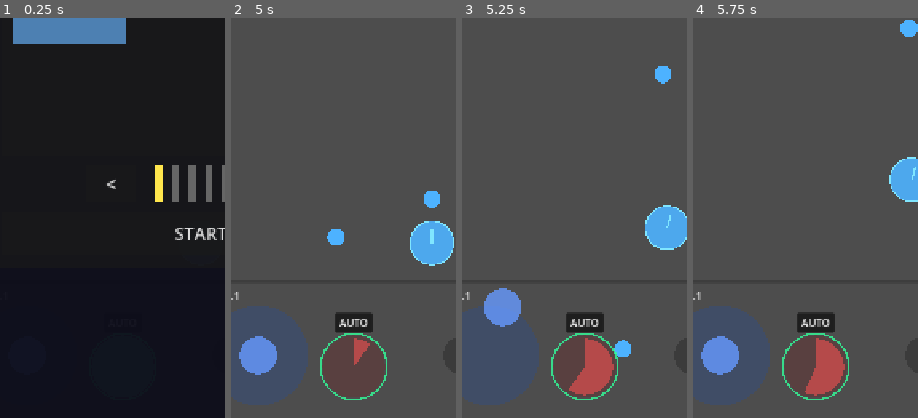
Above: before the commit, frames 1-4 (left to right).
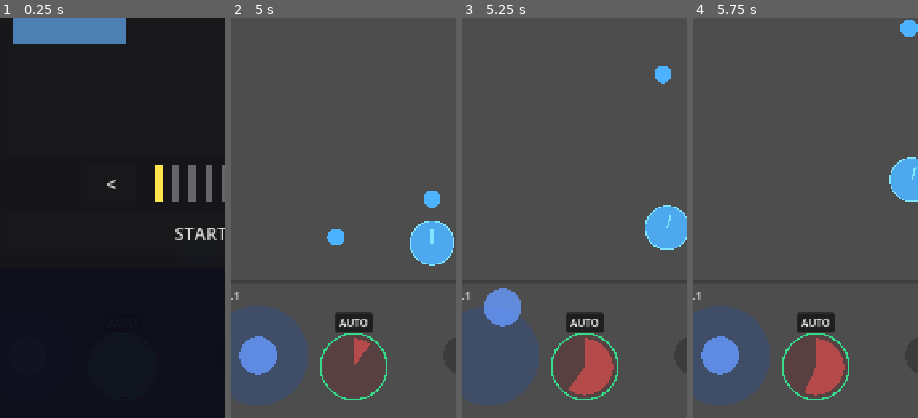
Above: after the commit, the same moments.

Repository: Randroids-Dojo/GoPit
Game: Godot game, scene res://scenes/game.tscn
Two runs of this game, one before a commit and one after it. Both use one fixed random seed, a clock stepped at 60 frames per second and the inputs below.
Inputs (mouse positions are % of the whole screen's width and height, from its top left):
- Up to frame 1 (0.25 s): no input
- Up to frame 2 (5 s): click "START" at 0.5 s; click ")))" at 1.25 s; click "||" at 2 s; click "Resume" at 2.75 s; click "AUTO" at 3.5 s; click "X" at 4.25 s
- Up to frame 3 (5.25 s): tap Enter at 5 s; drag from (11, 92) to (51, 13) at 5.02 s
- Up to frame 4 (5.75 s): no input
The pictures show only the part of the screen within x 5-55%, y 50-100%; the shares and areas given below are measured in that part.

Frames 1-2 are identical in both runs. In frame 3, 0.3% of the frame differs, in the area x 67-76%, y 80-85%; in frame 4, nothing differs.

Commit message:
Add ball return mechanic - balls return at bottom of screen
Ball Return Mechanic (BallxPit style):
- Balls no longer despawn on max bounces
- Balls return to player when crossing Y threshold (1150)
- BallSpawner tracks balls in flight
- Fire button checks ball availability before firing
- Added signals: ball.returned, ball_spawner.ball_returned, balls_available_changed

Changes:
- ball.gd: Added returned signal, RETURN_Y_THRESHOLD, return_to_player()
- ball_spawner.gd: Added balls_in_flight tracking, can_fire(), ball return signals
- fire_button.gd: Integrated with ball availability system

Tests: Added 4 new tests for ball return mechanic (all pass)

Diff:
--- a/scripts/entities/ball.gd
+++ b/scripts/entities/ball.gd
@@ -6,6 +6,7 @@
 signal hit_enemy(enemy: Node2D)
 signal hit_gem(gem: Node2D)
 signal despawned
+signal returned  # Emitted when ball returns to player (bottom of screen)
 
 enum BallType { NORMAL, FIRE, ICE, LIGHTNING, POISON, BLEED, IRON }
 
@@ -27,6 +28,9 @@
 var _trail_points: Array[Vector2] = []
 const MAX_TRAIL_POINTS: int = 8
 var _particle_trail: GPUParticles2D = null
+
+# Ball return mechanic - balls return when crossing bottom of screen
+const RETURN_Y_THRESHOLD: float = 1150.0  # Below player position
 
 # Trail particle scenes per ball type (preloaded for performance)
 const TRAIL_SCENE_FIRE: PackedScene = preload("res://scenes/effects/fire_trail.tscn")
@@ -188,6 +192,11 @@
 			_trail_points.remove_at(0)
 		queue_redraw()
 
+	# Check if ball has crossed the bottom threshold (return mechanic)
+	if global_position.y > RETURN_Y_THRESHOLD:
+		return_to_player()
+		return
+
 	var collision := move_and_collide(velocity * delta)
 	if collision:
 		var collider := collision.get_collider()
@@ -195,9 +204,7 @@
 		# Bounce off walls
 		if collider.collision_layer & 1:  # walls layer
 			_bounce_count += 1
-			if _bounce_count > max_bounces:
-				despawn()
-				return
+			# Removed despawn on max_bounces - balls now return at bottom of screen
 			direction = direction.bounce(collision.get_normal())
 			SoundManager.play(SoundManager.SoundType.HIT_WALL)
 
@@ -277,6 +284,17 @@
 
 func despawn() -> void:
 	despawned.emit()
+	# Return to pool if pooled, otherwise free
+	if has_meta("pooled") and PoolManager:
+		reset()
+		PoolManager.release_ball(self)
+	else:
+		queue_free()
+
+
+func return_to_player() -> void:
+	"""Ball has reached bottom of screen - return to player for reuse"""
+	returned.emit()
 	# Return to pool if pooled, otherwise free
 	if has_meta("pooled") and PoolManager:
 		reset()
--- a/scripts/entities/ball_spawner.gd
+++ b/scripts/entities/ball_spawner.gd
@@ -1,8 +1,11 @@
 extends Node2D
 ## Spawns balls in the aimed direction when fire is triggered
 ## Now integrates with BallRegistry for ball types and levels
+## Ball Return Mechanic: Balls return when reaching bottom of screen
 
 signal ball_spawned(ball: Node2D)
+signal ball_returned  # Emitted when a ball returns to player
+signal balls_available_changed(available: bool)  # For fire button UI
 
 @export var ball_scene: PackedScene
 @export var spawn_offset: float = 30.0
@@ -23,6 +26,10 @@
 var _damage_bonus: int = 0
 var _speed_bonus: float = 0.0
 
+# Ball Return Mechanic - track balls in flight
+var balls_in_flight: int = 0
+var _previous_available: bool = true
+
 
 func _ready() -> void:
 	add_to_group("ball_spawner")
@@ -35,8 +42,21 @@
 		current_aim_direction = direction.normalized()
 
 
+func can_fire() -> bool:
+	"""Check if player has balls available to fire (return mechanic)"""
+	return balls_in_flight < max_balls
+
+
+func get_balls_in_flight() -> int:
+	return balls_in_flight
+
+
 func fire() -> void:
 	if current_aim_direction == Vector2.ZERO:
+		return
+
+	# Check ball availability (return mechanic)
+	if not can_fire():
 		return
 
 	# Get all active ball types from slots
@@ -137,6 +157,12 @@
 		balls_container.add_child(ball)
 	else:
 		get_parent().add_child(ball)
+
+	# Track ball return (connect to returned signal)
+	ball.returned.connect(_on_ball_returned.bind(ball), CONNECT_ONE_SHOT)
+	ball.despawned.connect(_on_ball_returned.bind(ball), CONNECT_ONE_SHOT)
+	balls_in_flight += 1
+	_check_availability_changed()
 
 	ball_spawned.emit(ball)
 
@@ -156,6 +182,21 @@
 	return 0
 
 
+func _on_ball_returned(_ball: Node) -> void:
+	"""Called when a ball returns to player (reaches bottom of screen)"""
+	balls_in_flight = maxi(0, balls_in_flight - 1)
+	ball_returned.emit()
+	_check_availability_changed()
+
+
+func _check_availability_changed() -> void:
+	"""Emit signal if ball availability changed"""
+	var now_available := can_fire()
+	if now_available != _previous_available:
+		_previous_available = now_available
+		balls_available_changed.emit(now_available)
+
+
 func increase_damage(amount: int) -> void:
 	ball_damage += amount
 	_damage_bonus += amount
--- a/scripts/input/fire_button.gd
+++ b/scripts/input/fire_button.gd
@@ -18,12 +18,22 @@
 var cooldown_timer: float = 0.0
 var autofire_enabled: bool = true  # Default ON for smoother gameplay
 var _shake_tween: Tween
+var _ball_spawner: Node2D = null
+var _balls_available: bool = true  # Ball return mechanic
 
 
 func _ready() -> void:
 	add_to_group("fire_button")
 	custom_minimum_size = Vector2(button_radius * 2, button_radius * 2)
 	mouse_filter = Control.MOUSE_FILTER_STOP
+	# Connect to ball spawner for ball return mechanic
+	call_deferred("_connect_to_ball_spawner")
+
+
+func _connect_to_ball_spawner() -> void:
+	_ball_spawner = get_tree().get_first_node_in_group("ball_spawner")
+	if _ball_spawner and _ball_spawner.has_signal("balls_available_changed"):
+		_ball_spawner.balls_available_changed.connect(_on_balls_available_changed)
 
 
 func _process(delta: float) -> void:
@@ -35,8 +45,8 @@
 			cooldown_finished.emit()
 		queue_redraw()
 
-	# Autofire: automatically fire when ready
-	if autofire_enabled and is_ready and GameManager.current_state == GameManager.GameState.PLAYING:
+	# Autofire: automatically fire when ready and balls available
+	if autofire_enabled and can_fire() and GameManager.current_state == GameManager.GameState.PLAYING:
 		_try_fire()
 
 
@@ -82,14 +92,14 @@
 func _gui_input(event: InputEvent) -> void:
 	if event is InputEventMouseButton:
 		if event.button_index == MOUSE_BUTTON_LEFT and event.pressed:
-			if is_ready:
+			if can_fire():
 				_try_fire()
 			else:
 				_on_blocked()
 
 	elif event is InputEventScreenTouch:
 		if event.pressed:
-			if is_ready:
+			if can_fire():
 				_try_fire()
 			else:
 				_on_blocked()
@@ -133,7 +143,12 @@
 
 
 func can_fire() -> bool:
-	return is_ready
+	return is_ready and _balls_available
+
+
+func _on_balls_available_changed(available: bool) -> void:
+	_balls_available = available
+	queue_redraw()
 
 
 func get_cooldown_progress() -> float:
Not shown, added: QUESTIONS_TO_BE_ANSWERED.md
Not shown, added: tests/test_ball_return.py
